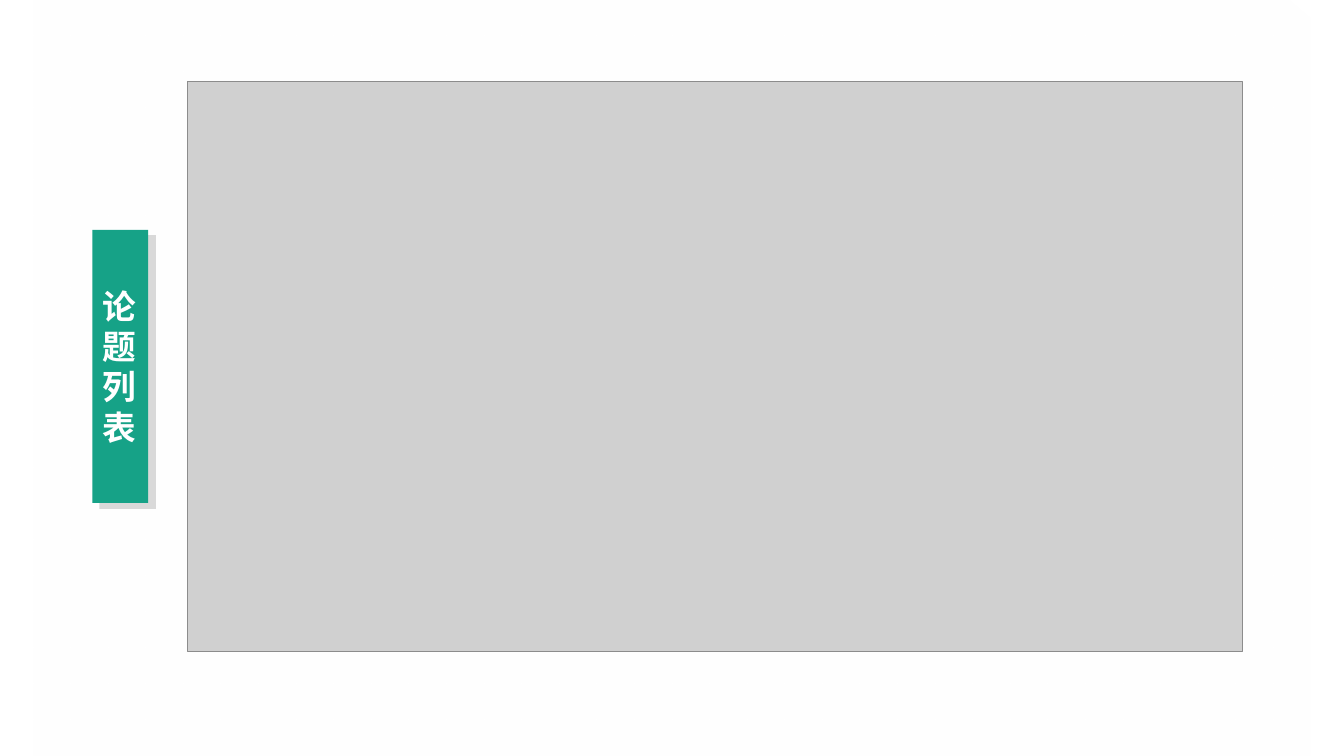
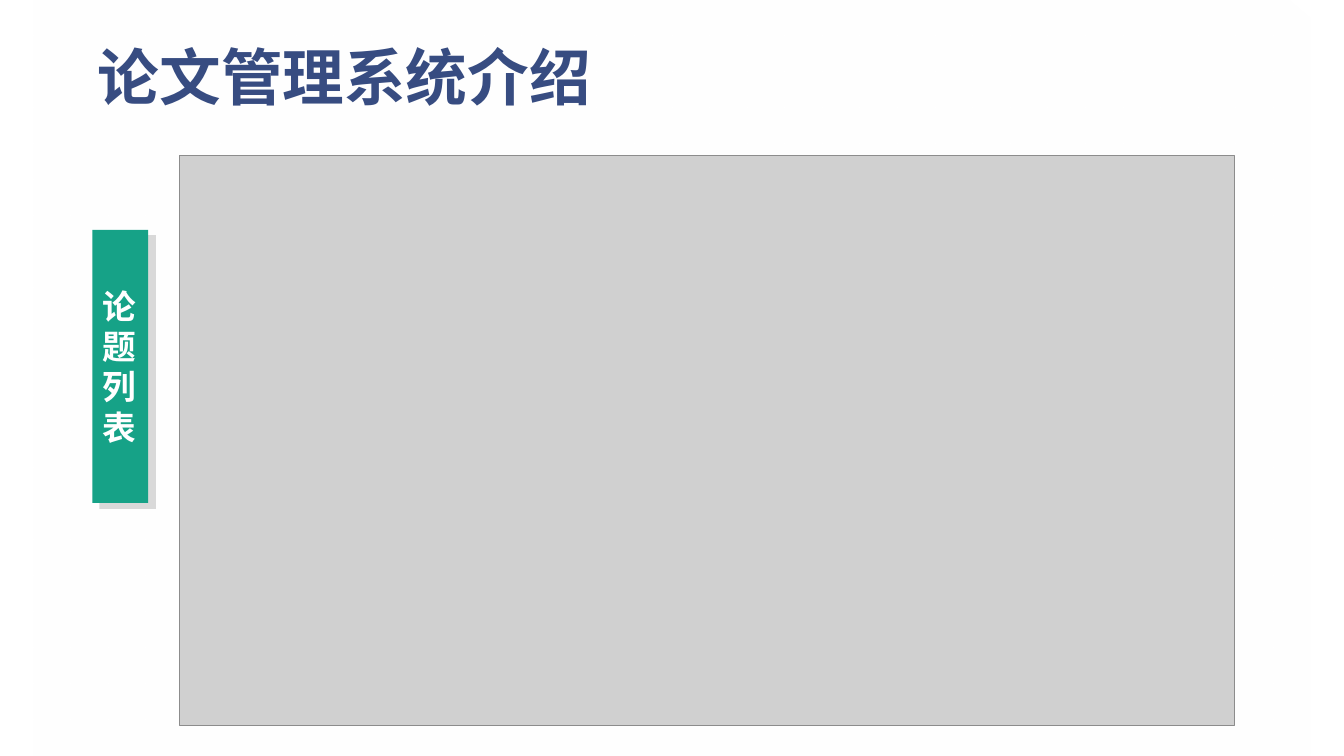
Before and after one commit to smallSand/files, a slide deck: slide 15 of doc/my/物理学论文网站的设计与实现.pptx (slide 13 before the commit). Drawn at 1344x756 pixels with LibreOffice and Linux fonts; fonts in the diff are those of the drawing; grey boxes stand for pictures; background and template pictures are left out. Boxes give left, top, right and bottom in pixels: in the first picture for what was removed or moved away, otherwise in the second. Text is boxed around its words. In the diff, an @@ line names an element or a change of style, - is before the commit and + after.

```diff
--- a/doc/my/物理学论文网站的设计与实现.pptx
+++ b/doc/my/物理学论文网站的设计与实现.pptx
@@ title added at (98, 47, 591, 106), 44 pt, text #374C81, bold @@
+论文管理系统介绍
@@ picture: place and size @@
-picture at (188, 82, 1242, 652)
+picture at (179, 156, 1234, 727)
```
Also in this commit, not shown: 6 other slides changed, 2 slides added.
